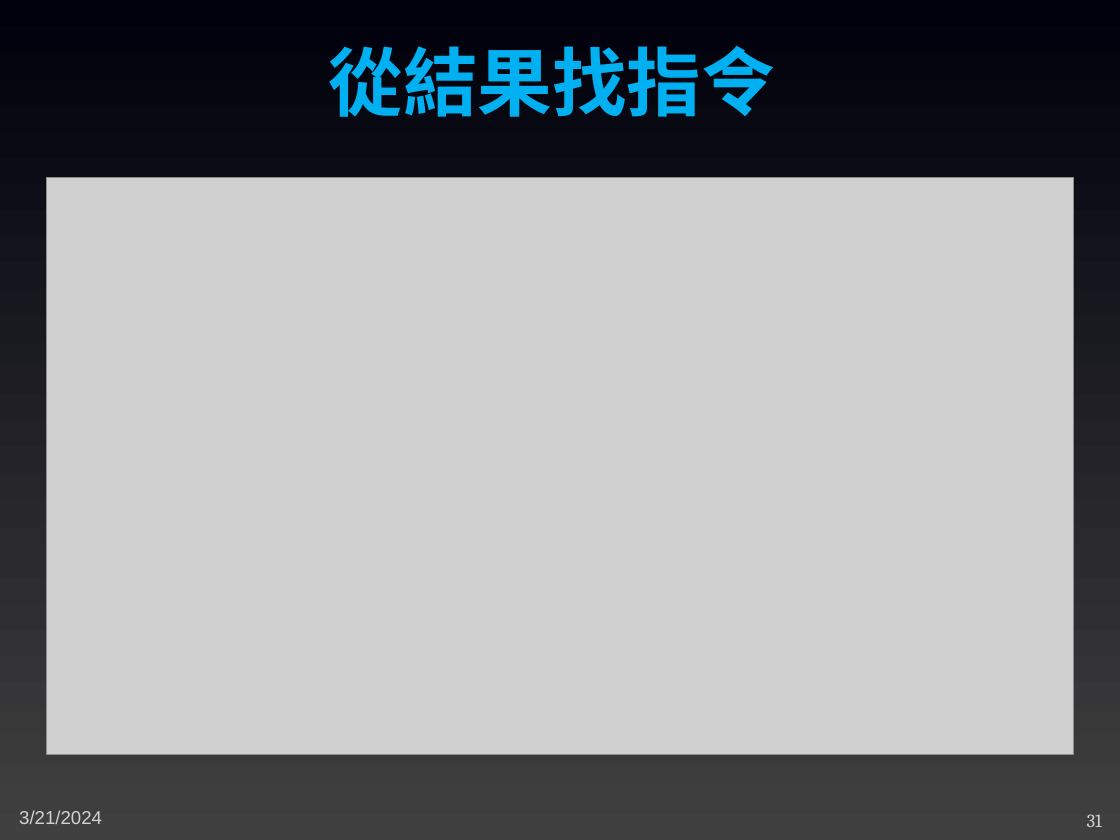
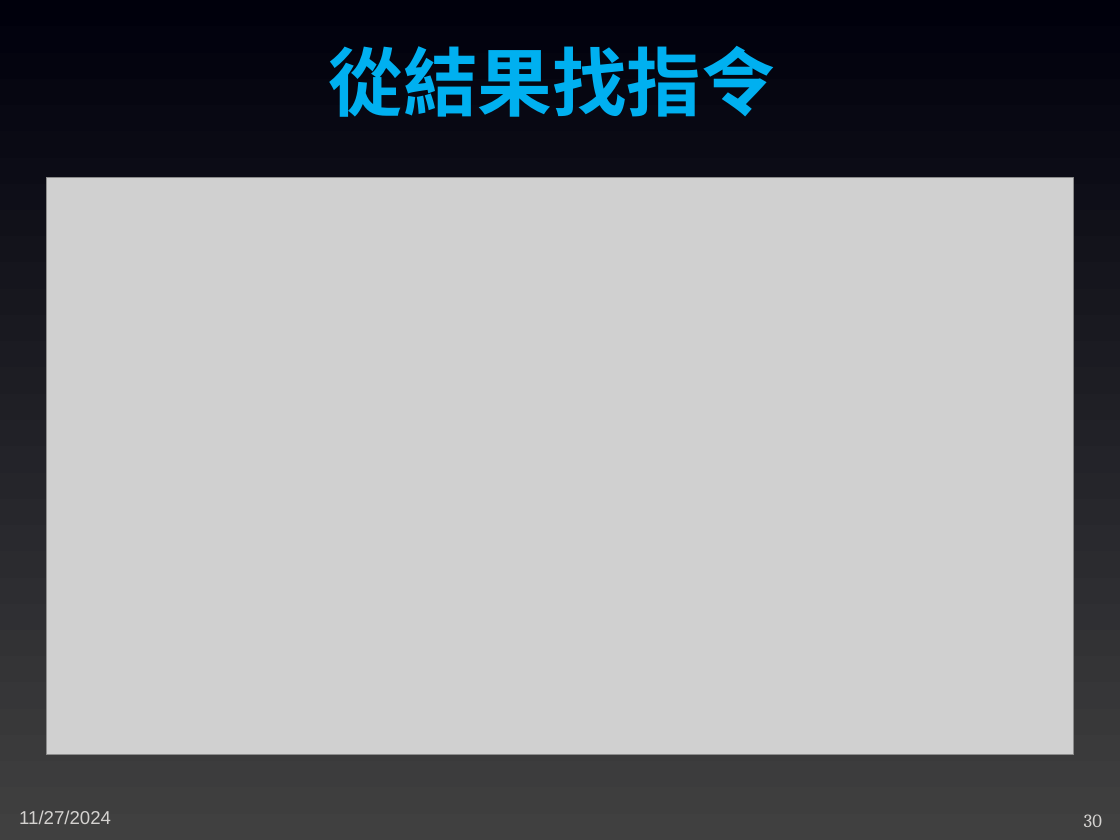
Before and after one commit to joshhu/mustllm20242nd, a slide deck: slide 30 of Slides/Week01/16：進入RLHF階段.pptx (slide 31 before the commit). Drawn at 1120x840 pixels with LibreOffice and Linux fonts; fonts in the diff are those of the drawing; grey boxes stand for pictures. Boxes give left, top, right and bottom in pixels: in the first picture for what was removed or moved away, otherwise in the second. Text is boxed around its words. In the diff, an @@ line names an element or a change of style, - is before the commit and + after.

```diff
--- a/Slides/Week01/16：進入RLHF階段.pptx
+++ b/Slides/Week01/16：進入RLHF階段.pptx
@@ text at <box>19,810,111,824</box>: text changed @@
-3/21/2024
+11/27/2024
@@ page number at <box>1084,814,1102,827</box>: text changed @@
-31
+30
```
Also in this commit, not shown: 28 other slides changed, 1 slide removed, 5 other files.
